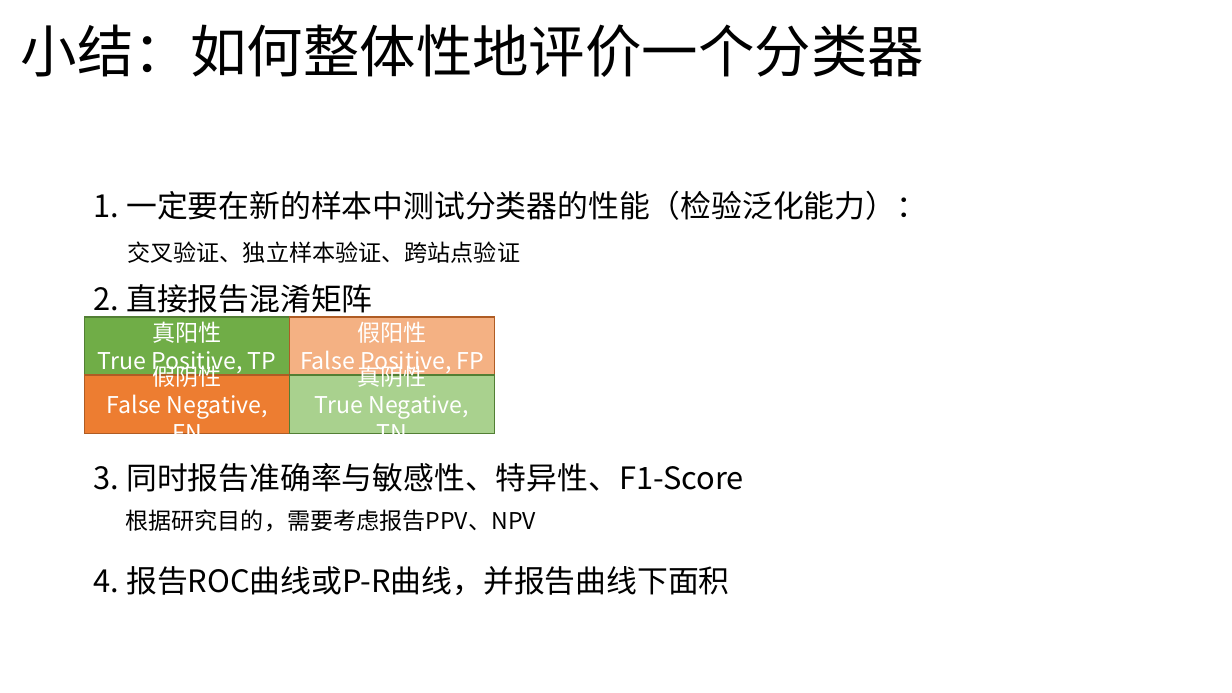
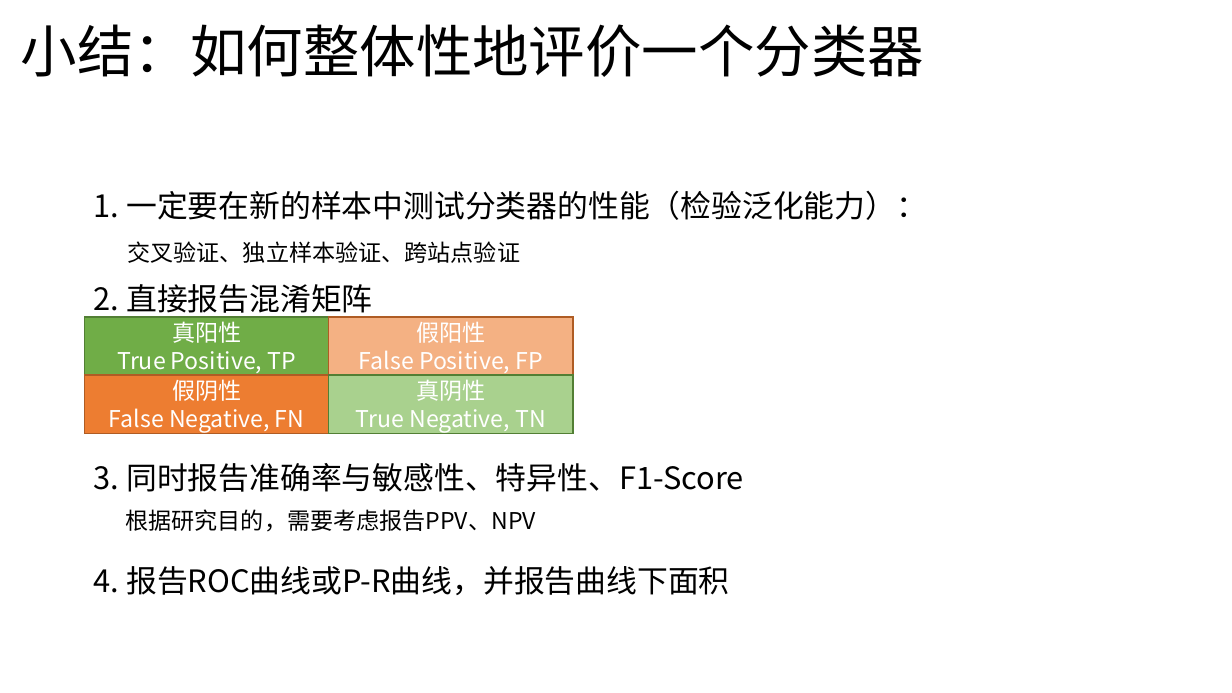
Before and after one commit to fenmeng123/2023_MentalHelath_PredictiveModeling, a slide deck: slide 13 of Supp_3_Slides_for_Model_Evaluation_Indices/Supplemental Slides-Model Evaluation Indices [Chinese].pptx (slide 12 before the commit). Drawn at 1232x693 pixels with LibreOffice and Linux fonts; fonts in the diff are those of the drawing. Boxes give left, top, right and bottom in pixels: in the first picture for what was removed or moved away, otherwise in the second. Text is boxed around its words. In the diff, an @@ line names an element or a change of style, - is before the commit and + after.

```diff
--- a/Supp_3_Slides_for_Model_Evaluation_Indices/Supplemental Slides-Model Evaluation Indices [Chinese].pptx
+++ b/Supp_3_Slides_for_Model_Evaluation_Indices/Supplemental Slides-Model Evaluation Indices [Chinese].pptx
@@ rectangle "真阳性": place and size @@
-rectangle "真阳性" at (85,317,290,376)
+rectangle "真阳性" at (85,317,329,376)
@@ rectangle "假阳性": place and size @@
-rectangle "假阳性" at (289,317,494,376)
+rectangle "假阳性" at (329,317,573,376)
@@ rectangle "假阴性": place and size @@
-rectangle "假阴性" at (85,375,290,434)
+rectangle "假阴性" at (85,375,329,434)
@@ rectangle "真阴性": place and size @@
-rectangle "真阴性" at (289,375,494,434)
+rectangle "真阴性" at (329,375,573,434)
```
Also in this commit, not shown: 10 other slides changed, 1 slide added, 1 other file.
